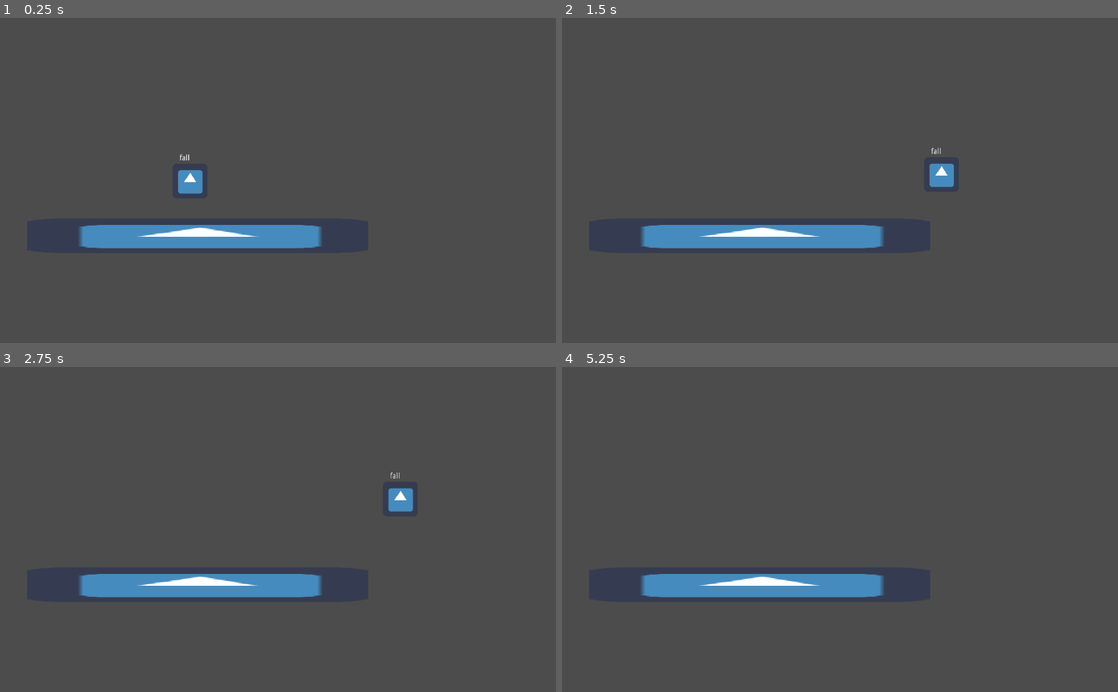
Above: before the commit, frames 1-4 (two rows, left to right).
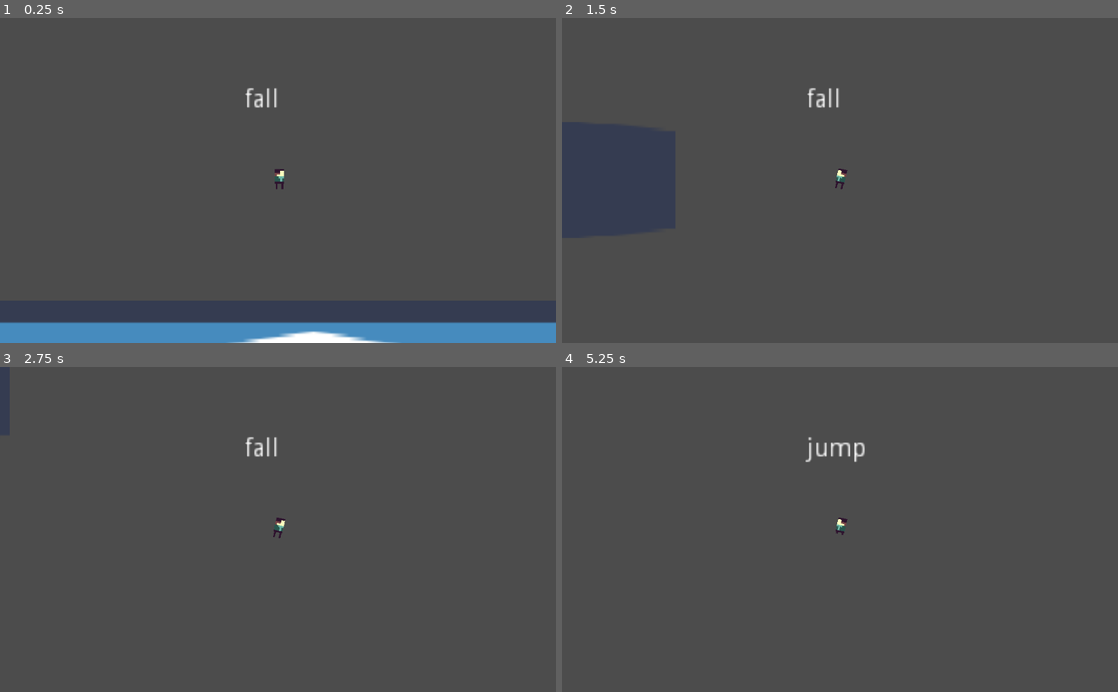
Above: after the commit, the same moments.

Repository: moothodical/platformer
Game: Godot game, scene res://Scenes/World.tscn
Two runs of this game, one before a commit and one after it. Both use one fixed random seed, a clock stepped at 60 frames per second and the inputs below. The engine's default icon, where the game draws it, is replaced by a stand-in: a white triangle on a blue panel in a dark square.
Inputs:
- Up to frame 1 (0.25 s): no input
- Up to frame 2 (1.5 s): hold Right (move_right) 0.53-1.28 s; hold Z (jump, bound only after the commit) 0.53-1.28 s; tap Space (jump, bound only before the commit) at 0.8, 1.35 s; hold Left (move_left) from 1.28 s (still down)
- Up to frame 3 (2.75 s): tap Z (jump, bound only after the commit) at 1.52, 1.55, 1.82 s; release Left (move_left) at 2.03 s; hold Right (move_right) from 2.03 s (still down); hold Z (jump, bound only after the commit) from 2.03 s (still down); tap Space (jump, bound only before the commit) at 2.3 s
- Up to frame 4 (5.25 s): release Z (jump, bound only after the commit) at 2.78 s; tap Space (jump, bound only before the commit) at 2.85, 3.8, 4.35, 5 s; tap Z (jump, bound only after the commit) at 3.02, 3.05, 3.32, 4.52, 4.55, 4.82 s; release Right (move_right) at 3.53 s; hold Z (jump, bound only after the commit) 3.53-4.28 s; hold Left (move_left) from 3.53 s (still down); tap Enter at 4.25 s; hold Z (jump, bound only after the commit) from 5.03 s (still down)

The runs differ from the first frame. In frame 1, 10% of the frame differs, in the area x 0-100%, y 21-100%; in frame 2, 3.7%; in frame 3, 3.7%; in frame 4, 3.5%.

Commit message:
did bunch of stuff

Diff:
--- a/Scenes/CharacterRig.tscn
+++ b/Scenes/CharacterRig.tscn
@@ -1,8 +1,291 @@
-[gd_scene load_steps=2 format=2]
-
-[ext_resource path="res://icon.png" type="Texture" id=1]
+[gd_scene load_steps=6 format=2]
+
+[ext_resource path="res://Art/char_skele.png" type="Texture" id=1]
+
+[sub_resource type="Animation" id=3]
+resource_name = "fall"
+length = 0.2
+tracks/0/type = "value"
+tracks/0/path = NodePath("Torso/RightLeg:position")
+tracks/0/interp = 1
+tracks/0/loop_wrap = true
+tracks/0/imported = false
+tracks/0/enabled = true
+tracks/0/keys = {
+"times": PoolRealArray( 0, 0.2 ),
+"transitions": PoolRealArray( 1, 1 ),
+"update": 0,
+"values": [ Vector2( 1.61, 3.5 ), Vector2( 1.61, 5.5 ) ]
+}
+tracks/1/type = "value"
+tracks/1/path = NodePath("Torso/RightLeg:rotation_degrees")
+tracks/1/interp = 1
+tracks/1/loop_wrap = true
+tracks/1/imported = false
+tracks/1/enabled = true
+tracks/1/keys = {
+"times": PoolRealArray( 0 ),
+"transitions": PoolRealArray( 1 ),
+"update": 0,
+"values": [ 0.0 ]
+}
+tracks/2/type = "value"
+tracks/2/path = NodePath("Torso/Left Leg:position")
+tracks/2/interp = 1
+tracks/2/loop_wrap = true
+tracks/2/imported = false
+tracks/2/enabled = true
+tracks/2/keys = {
+"times": PoolRealArray( 0, 0.2 ),
+"transitions": PoolRealArray( 1, 1 ),
+"update": 0,
+"values": [ Vector2( -1.459, 3.5 ), Vector2( -1.459, 5.5 ) ]
+}
+tracks/3/type = "value"
+tracks/3/path = NodePath("Torso/Left Leg:rotation_degrees")
+tracks/3/interp = 1
+tracks/3/loop_wrap = true
+tracks/3/imported = false
+tracks/3/enabled = true
+tracks/3/keys = {
+"times": PoolRealArray( 0 ),
+"transitions": PoolRealArray( 1 ),
+"update": 0,
+"values": [ 0.0 ]
+}
+
+[sub_resource type="Animation" id=1]
+resource_name = "idle"
+length = 0.6
+loop = true
+step = 0.05
+tracks/0/type = "value"
+tracks/0/path = NodePath("Torso/RightLeg:position")
+tracks/0/interp = 1
+tracks/0/loop_wrap = true
+tracks/0/imported = false
+tracks/0/enabled = true
+tracks/0/keys = {
+"times": PoolRealArray( 0 ),
+"transitions": PoolRealArray( 1 ),
+"update": 0,
+"values": [ Vector2( 1.61, 5.5 ) ]
+}
+tracks/1/type = "value"
+tracks/1/path = NodePath("Torso/RightLeg:rotation_degrees")
+tracks/1/interp = 1
+tracks/1/loop_wrap = true
+tracks/1/imported = false
+tracks/1/enabled = true
+tracks/1/keys = {
+"times": PoolRealArray( 0 ),
+"transitions": PoolRealArray( 1 ),
+"update": 0,
+"values": [ 0.0 ]
+}
+tracks/2/type = "value"
+tracks/2/path = NodePath("Torso/Left Leg:position")
+tracks/2/interp = 1
+tracks/2/loop_wrap = true
+tracks/2/imported = false
+tracks/2/enabled = true
+tracks/2/keys = {
+"times": PoolRealArray( 0 ),
+"transitions": PoolRealArray( 1 ),
+"update": 0,
+"values": [ Vector2( -1.459, 5.5 ) ]
+}
+tracks/3/type = "value"
+tracks/3/path = NodePath("Torso/Left Leg:rotation_degrees")
+tracks/3/interp = 1
+tracks/3/loop_wrap = true
+tracks/3/imported = false
+tracks/3/enabled = true
+tracks/3/keys = {
+"times": PoolRealArray( 0 ),
+"transitions": PoolRealArray( 1 ),
+"update": 0,
+"values": [ 0.0 ]
+}
+tracks/4/type = "value"
+tracks/4/path = NodePath("Torso:position")
+tracks/4/interp = 1
+tracks/4/loop_wrap = true
+tracks/4/imported = false
+tracks/4/enabled = true
+tracks/4/keys = {
+"times": PoolRealArray( 0, 0.3, 0.6 ),
+"transitions": PoolRealArray( 1, 1, 1 ),
+"update": 0,
+"values": [ Vector2( 0, 0 ), Vector2( 0, -1 ), Vector2( 0, 0 ) ]
+}
+tracks/5/type = "value"
+tracks/5/path = NodePath("Torso:rotation_degrees")
+tracks/5/interp = 1
+tracks/5/loop_wrap = true
+tracks/5/imported = false
+tracks/5/enabled = true
+tracks/5/keys = {
+"times": PoolRealArray( 0 ),
+"transitions": PoolRealArray( 1 ),
+"update": 0,
+"values": [ 0.0 ]
+}
+
+[sub_resource type="Animation" id=4]
+resource_name = "jump"
+length = 0.2
+loop = true
+tracks/0/type = "value"
+tracks/0/path = NodePath("Torso/RightLeg:position")
+tracks/0/interp = 1
+tracks/0/loop_wrap = true
+tracks/0/imported = false
+tracks/0/enabled = true
+tracks/0/keys = {
+"times": PoolRealArray( 0, 0.2 ),
+"transitions": PoolRealArray( 1, 1 ),
+"update": 0,
+"values": [ Vector2( 1.61, 5.5 ), Vector2( 1.61, 3.5 ) ]
+}
+tracks/1/type = "value"
+tracks/1/path = NodePath("Torso/RightLeg:rotation_degrees")
+tracks/1/interp = 1
+tracks/1/loop_wrap = true
+tracks/1/imported = false
+tracks/1/enabled = true
+tracks/1/keys = {
+"times": PoolRealArray( 0 ),
+"transitions": PoolRealArray( 1 ),
+"update": 0,
+"values": [ 0.0 ]
+}
+tracks/2/type = "value"
+tracks/2/path = NodePath("Torso/Left Leg:position")
+tracks/2/interp = 1
+tracks/2/loop_wrap = true
+tracks/2/imported = false
+tracks/2/enabled = true
+tracks/2/keys = {
+"times": PoolRealArray( 0, 0.2 ),
+"transitions": PoolRealArray( 1, 1 ),
+"update": 0,
+"values": [ Vector2( -1.459, 5.5 ), Vector2( -1.459, 3.5 ) ]
+}
+tracks/3/type = "value"
+tracks/3/path = NodePath("Torso/Left Leg:rotation_degrees")
+tracks/3/interp = 1
+tracks/3/loop_wrap = true
+tracks/3/imported = false
+tracks/3/enabled = true
+tracks/3/keys = {
+"times": PoolRealArray( 0 ),
+"transitions": PoolRealArray( 1 ),
+"update": 0,
+"values": [ 0.0 ]
+}
+
+[sub_resource type="Animation" id=2]
+resource_name = "run"
+length = 0.4
+loop = true
+step = 0.05
+tracks/0/type = "value"
+tracks/0/path = NodePath("Torso/RightLeg:position")
+tracks/0/interp = 1
+tracks/0/loop_wrap = true
+tracks/0/imported = false
+tracks/0/enabled = true
+tracks/0/keys = {
+"times": PoolRealArray( 0, 0.2, 0.3, 0.6 ),
+"transitions": PoolRealArray( 1, 1, 1, 1 ),
+"update": 0,
+"values": [ Vector2( 1.61, 5.5 ), Vector2( 1.61, 5.5 ), Vector2( 1.61, 3.5 ), Vector2( 1.61, 5.5 ) ]
+}
+tracks/1/type = "value"
+tracks/1/path = NodePath("Torso/RightLeg:rotation_degrees")
+tracks/1/interp = 1
+tracks/1/loop_wrap = true
+tracks/1/imported = false
+tracks/1/enabled = true
+tracks/1/keys = {
+"times": PoolRealArray( 0.6 ),
+"transitions": PoolRealArray( 1 ),
+"update": 0,
+"values": [ 0.0 ]
+}
+tracks/2/type = "value"
+tracks/2/path = NodePath("Torso/Left Leg:position")
+tracks/2/interp = 1
+tracks/2/loop_wrap = true
+tracks/2/imported = false
+tracks/2/enabled = true
+tracks/2/keys = {
+"times": PoolRealArray( 0, 0.1, 0.2, 0.6 ),
+"transitions": PoolRealArray( 1, 1, 1, 1 ),
+"update": 0,
+"values": [ Vector2( -1.459, 5.5 ), Vector2( -1.459, 3.5 ), Vector2( -1.459, 5.5 ), Vector2( -1.459, 5.5 ) ]
+}
+tracks/3/type = "value"
+tracks/3/path = NodePath("Torso/Left Leg:rotation_degrees")
+tracks/3/interp = 1
+tracks/3/loop_wrap = true
+tracks/3/imported = false
+tracks/3/enabled = true
+tracks/3/keys = {
+"times": PoolRealArray( 0.6 ),
+"transitions": PoolRealArray( 1 ),
+"update": 0,
+"values": [ 0.0 ]
+}
+tracks/4/type = "value"
+tracks/4/path = NodePath("Torso:position")
+tracks/4/interp = 1
+tracks/4/loop_wrap = true
+tracks/4/imported = false
+tracks/4/enabled = true
+tracks/4/keys = {
+"times": PoolRealArray( 0.6 ),
+"transitions": PoolRealArray( 1 ),
+"update": 0,
+"values": [ Vector2( 0, 0 ) ]
+}
+tracks/5/type = "value"
+tracks/5/path = NodePath("Torso:rotation_degrees")
+tracks/5/interp = 1
+tracks/5/loop_wrap = true
+tracks/5/imported = false
+tracks/5/enabled = true
+tracks/5/keys = {
+"times": PoolRealArray( 0.1, 0.2, 0.3, 0.4, 0.6 ),
+"transitions": PoolRealArray( 1, 1, 1, 1, 1 ),
+"update": 0,
+"values": [ -20.0, 0.0, 20.0, 0.0, 0.0 ]
+}
 
 [node name="CharacterRig" type="Node2D"]
 
-[node name="Sprite" type="Sprite" parent="."]
+[node name="AnimationPlayer" type="AnimationPlayer" parent="."]
+anims/fall = SubResource( 3 )
+anims/idle = SubResource( 1 )
+anims/jump = SubResource( 4 )
+anims/run = SubResource( 2 )
+
+[node name="Torso" type="Sprite" parent="."]
 texture = ExtResource( 1 )
+region_enabled = true
+region_rect = Rect2( 2, 2, 5, 8 )
+
+[node name="Left Leg" type="Sprite" parent="Torso"]
+show_behind_parent = true
+position = Vector2( -1.459, 3.5 )
+texture = ExtResource( 1 )
+region_enabled = true
+region_rect = Rect2( 3, 11, 1, 3 )
+
+[node name="RightLeg" type="Sprite" parent="Torso"]
+show_behind_parent = true
+position = Vector2( 1.61, 3.5 )
+texture = ExtResource( 1 )
+region_enabled = true
+region_rect = Rect2( 6, 11, 1, 3 )
--- a/Scenes/Platform.tscn
+++ b/Scenes/Platform.tscn
@@ -3,6 +3,7 @@
 [ext_resource path="res://icon.png" type="Texture" id=1]
 
 [sub_resource type="RectangleShape2D" id=1]
+extents = Vector2( 10.1684, 10 )
 
 [node name="Platform" type="StaticBody2D"]
 
@@ -11,5 +12,5 @@
 texture = ExtResource( 1 )
 
 [node name="CollisionShape2D" type="CollisionShape2D" parent="."]
-scale = Vector2( 30.8, 2.88 )
+scale = Vector2( 30.8, 3.2 )
 shape = SubResource( 1 )
--- a/Scenes/Player.tscn
+++ b/Scenes/Player.tscn
@@ -5,7 +5,7 @@
 [ext_resource path="res://Scripts/PlayerFSM.gd" type="Script" id=3]
 
 [sub_resource type="RectangleShape2D" id=1]
-extents = Vector2( 28.8643, 29.5472 )
+extents = Vector2( 2.31777, 3.75206 )
 
 [node name="Player" type="KinematicBody2D"]
 script = ExtResource( 2 )
@@ -13,21 +13,24 @@
 [node name="CharacterRig" parent="." instance=ExtResource( 1 )]
 
 [node name="CollisionShape2D" type="CollisionShape2D" parent="."]
+position = Vector2( 0.236237, 1.10243 )
 shape = SubResource( 1 )
 
 [node name="DownRaycasts" type="Node2D" parent="."]
+position = Vector2( 13.6646, 0.210224 )
 
 [node name="RayCast2D" type="RayCast2D" parent="DownRaycasts"]
-position = Vector2( -19.3625, -0.280617 )
+position = Vector2( -15.6836, -0.22806 )
 enabled = true
 collision_mask = 4
 
 [node name="RayCast2D2" type="RayCast2D" parent="DownRaycasts"]
+position = Vector2( -13.625, -0.125 )
 enabled = true
 collision_mask = 4
 
 [node name="RayCast2D3" type="RayCast2D" parent="DownRaycasts"]
-position = Vector2( 20.4849, -0.280617 )
+position = Vector2( -11.7082, -0.201065 )
 enabled = true
 collision_mask = 4
 
--- a/Scenes/World.tscn
+++ b/Scenes/World.tscn
@@ -11,3 +11,8 @@
 
 [node name="Player" parent="." instance=ExtResource( 1 )]
 position = Vector2( 350, 266 )
+
+[node name="Camera2D" type="Camera2D" parent="Player"]
+position = Vector2( -0.77179, 2.27075 )
+current = true
+zoom = Vector2( 0.3, 0.3 )
--- a/Scripts/Player.gd
+++ b/Scripts/Player.gd
@@ -1,11 +1,16 @@
 extends KinematicBody2D
 
 const UP = Vector2(0, -1)
+const MAX_JUMP_VEL = -350
+const MIN_JUMP_VEL = 10
+const MAX_SPEED = 500
 
 var velocity = Vector2()
+var acceleration = 50
 var move_speed = 500
 var gravity = 1200
 var jump_velocity = -500
+var jump_damp = 0.8
 var is_grounded
 
 func apply_movement():
@@ -16,11 +21,18 @@
 	velocity.y += gravity * delta
 
 func _get_h_weight():
-	return 0.2 if is_grounded else 0.1 # player has less control in the air
+	return 0.25 if is_grounded else 0.025 # player has less control in the air
 
 func _handle_move_input():
 	var move_dir = -int(Input.is_action_pressed("move_left")) + int(Input.is_action_pressed("move_right"))
-	velocity.x = lerp(velocity.x, move_speed * move_dir, _get_h_weight())
+	velocity.x = lerp(velocity.x, MAX_SPEED * move_dir, _get_h_weight())
+
+	# Flip horizontally if facing left, otherwise default face right
+	if move_dir == -1: # if facing left
+		print("entered if")
+		get_node("CharacterRig/Torso").set_flip_h(true)
+	else:
+		get_node("CharacterRig/Torso").set_flip_h(false)
 
 func check_is_grounded():
 	for raycast in $DownRaycasts.get_children():
--- a/Scripts/PlayerFSM.gd
+++ b/Scripts/PlayerFSM.gd
@@ -1,4 +1,5 @@
 extends "res://Scripts/StateMachine.gd"
+onready var anim = get_parent().get_node("CharacterRig/AnimationPlayer")
 
 func _ready():
 	add_state("idle")
@@ -8,8 +9,11 @@
 	call_deferred("set_state", states.idle)
 
 func _input(event):
-	if event.is_action_pressed("jump") && parent.is_grounded:
-		parent.velocity.y = parent.jump_velocity
+	if event.is_action_pressed("jump"):
+		parent.velocity.y = parent.MAX_JUMP_VEL
+	if state == states.jump:
+		if event.is_action_released("jump") && parent.velocity.y < parent.MIN_JUMP_VEL: ## if jumping
+			parent.velocity.y = parent.MIN_JUMP_VEL
 
 func _state_logic(delta):
 	parent._handle_move_input()
@@ -17,8 +21,6 @@
 	parent.apply_movement()
 
 func _get_transition(delta):
-	print("Grounded?: ", parent.is_grounded)
-	print("X velo: ", parent.velocity.x)
 	match state:
 		states.idle:
 			if !parent.is_grounded:
@@ -26,15 +28,16 @@
 					return states.jump
 				elif parent.velocity.y > 0:
 					return states.fall
-			elif parent.velocity.x != 0:
+			elif abs(parent.velocity.x) > 100:
 				return states.run
 		states.run:
+			print(parent.velocity.x)
 			if !parent.is_grounded:
 				if parent.velocity.y < 0:
 					return states.jump
 				elif parent.velocity.y > 0:
 					return states.fall
-			elif parent.velocity.x == 0:
+			elif abs(parent.velocity.x) < 100:
 				return states.idle
 		states.jump:
 			if parent.is_grounded:
@@ -52,6 +55,17 @@
 # setting anim, tween, timers, etc
 func _enter_state(new_state, old_state):
 	get_parent().get_node("StateLabel").text = states.keys()[state]
+	if new_state == states.run:
+		anim.play("run")
+	elif new_state == states.idle:
+		anim.play("idle")
+	elif new_state == states.jump:
+		anim.play("jump")
+	elif new_state == states.fall:
+		anim.play("fall")
 
 func _exit_state(old_state, new_state):
-	pass
+	if new_state != states.run:
+		anim.stop(true)
+	elif new_state != states.idle:
+		anim.stop(true)
--- a/Scripts/StateMachine.gd
+++ b/Scripts/StateMachine.gd
@@ -29,8 +29,8 @@
 	pass
 
 func set_state(new_state):
-	print("prev: ",previous_state)
-	print("new: ",new_state)
+	#print("prev: ",previous_state)
+	#print("new: ",new_state)
 	previous_state = state
 	state = new_state
 
--- a/project.godot
+++ b/project.godot
@@ -38,7 +38,7 @@
 }
 jump={
 "deadzone": 0.5,
-"events": [ Object(InputEventKey,"resource_local_to_scene":false,"resource_name":"","device":0,"alt":false,"shift":false,"control":false,"meta":false,"command":false,"pressed":false,"scancode":32,"unicode":0,"echo":false,"script":null)
+"events": [ Object(InputEventKey,"resource_local_to_scene":false,"resource_name":"","device":0,"alt":false,"shift":false,"control":false,"meta":false,"command":false,"pressed":false,"scancode":90,"unicode":0,"echo":false,"script":null)
  ]
 }
 
Binary file added: Art/char_skele.png
Not shown, added: Art/char_skele.png.import
Binary file added: Art/low_res_char_1.png
Not shown, added: Art/low_res_char_1.png.import
Binary file added: Art/player..png
Not shown, added: Art/player..png.import
Binary file added: Art/player_fall.aseprite
Binary file added: Art/player_idle.png
Not shown, added: Art/player_idle.png.import
Binary file added: Art/player_jump.aseprite
Binary file added: Art/player_run.aseprite
Binary file added: Art/player_run2.aseprite
